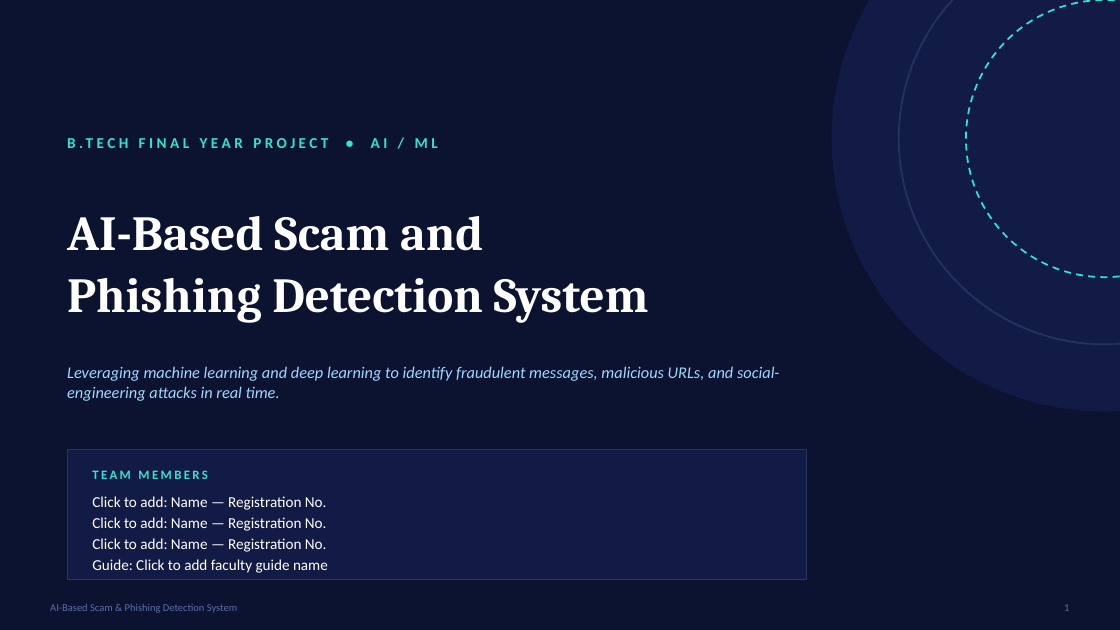
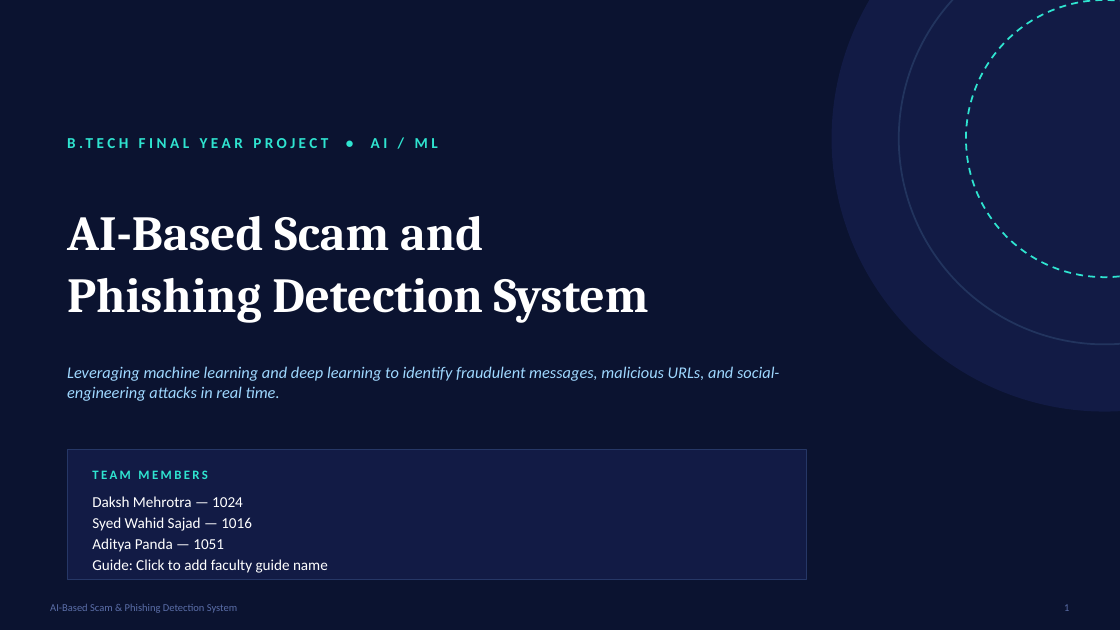
Before and after one commit to Dakshmehrotraa/phishguard, a slide deck: slide 1 of docs/AI_Scam_Phishing_Detection_Final.pptx. Drawn at 1120x630 pixels with LibreOffice and Linux fonts; fonts in the diff are those of the drawing. Boxes give left, top, right and bottom in pixels: in the first picture for what was removed or moved away, otherwise in the second. Text is boxed around its words. In the diff, an @@ line names an element or a change of style, - is before the commit and + after.

Commit message:
Deck: add team members to the title slide

```diff
--- a/docs/AI_Scam_Phishing_Detection_Final.pptx
+++ b/docs/AI_Scam_Phishing_Detection_Final.pptx
@@ text at (92,496,252,552): text changed @@
-Click to add: Name — Registration No.
-Click to add: Name — Registration No.
-Click to add: Name — Registration No.
+Daksh Mehrotra — 1024
+Syed Wahid Sajad — 1016
+Aditya Panda — 1051
```
